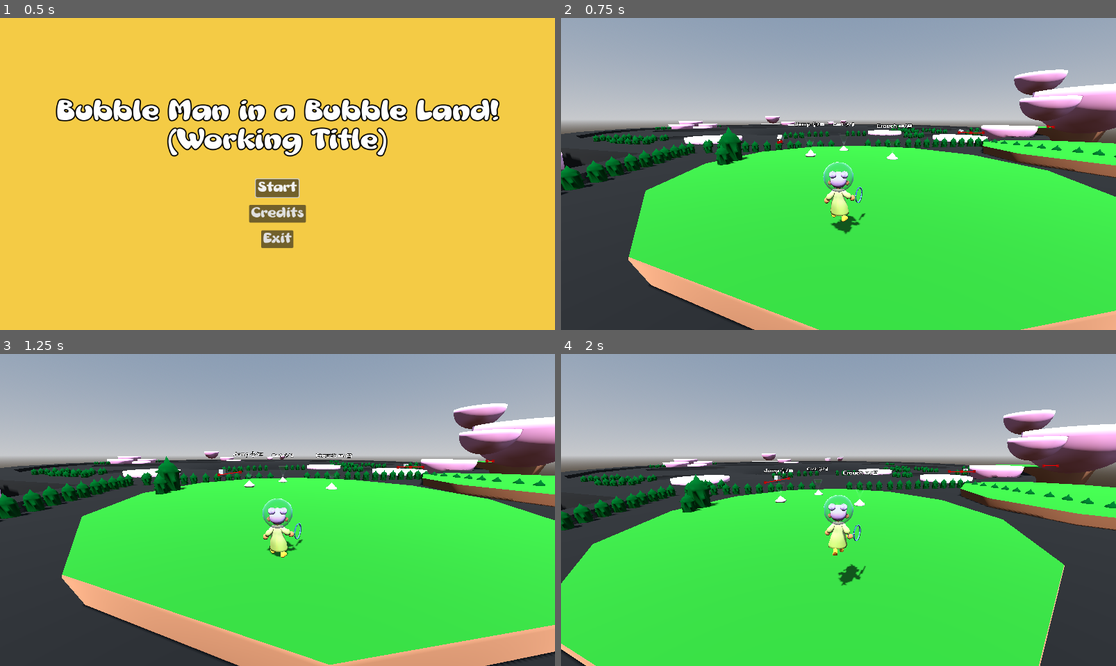
Above: before the commit, frames 1-4 (two rows, left to right).
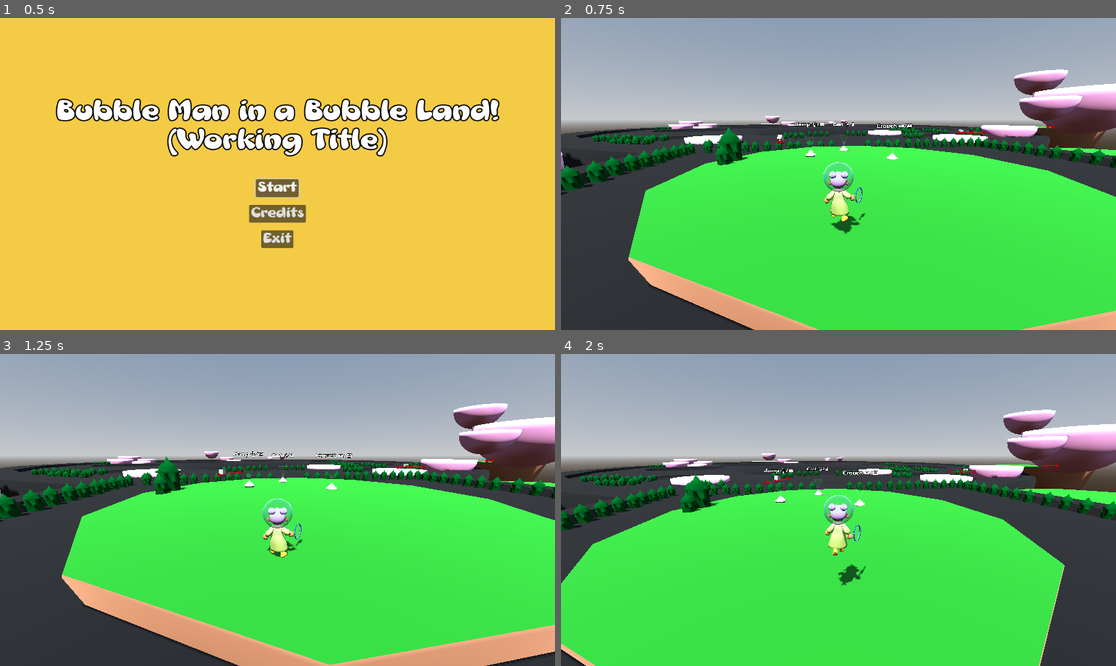
Above: after the commit, the same moments.

Repository: Gertkeno/GGJ2025
Game: Godot game, scene res://main_menu.tscn
Two runs of this game, one before a commit and one after it. Both use one fixed random seed, a clock stepped at 60 frames per second and the inputs below.
Inputs (mouse positions are in pixels of both pictures, inside the frame that each line leads up to):
- Up to frame 1 (0.5 s): no input
- Up to frame 2 (0.75 s): click "Start" at 0.5 s
- Up to frame 3 (1.25 s): no input
- Up to frame 4 (2 s): move the mouse to (960, 494) at 1.27 s; press the mouse at (960, 494) at 1.28 s; hold Right (right) from 1.28 s (still down); tap Space (jump) at 1.52 s

Frame 1 is identical in both runs. In frame 2, 1.8% of the frame differs, in the area x 75-100%, y 39-52%; in frame 3, 1.6%; in frame 4, 2.4%, in the area x 71-100%, y 40-57%.

Commit message:
Update bubble_world_map.tscn
added some things

Diff:
--- a/bubble_world_map.tscn
+++ b/bubble_world_map.tscn
@@ -143,14 +143,14 @@
 transform = Transform3D(1, 0, 0, 0, 1, 0, 0, 0, 1, -7.28103, -10.4569, 189.021)
 
 [node name="BasicIsland" type="CSGSphere3D" parent="Islands"]
-transform = Transform3D(1, 0, 0, 0, 1, 0, 0, 0, 1, -43.169, 0, 19.0243)
+transform = Transform3D(1, 0, 0, 0, 1, 0, 0, 0, 1, -55.2738, -2.00105, 20.7527)
 use_collision = true
 radius = 14.0
 material = SubResource("StandardMaterial3D_h82wv")
 metadata/_edit_group_ = true
 
 [node name="CSGCylinder3D" type="CSGCylinder3D" parent="Islands/BasicIsland"]
-transform = Transform3D(1, 0, 0, 0, 1, 0, 0, 0, 1, 0, 7, 0)
+transform = Transform3D(1, 0, 0, 0, 1, 0, 0, 0, 1, -0.754002, 7, 0)
 operation = 2
 radius = 16.0
 height = 14.0
